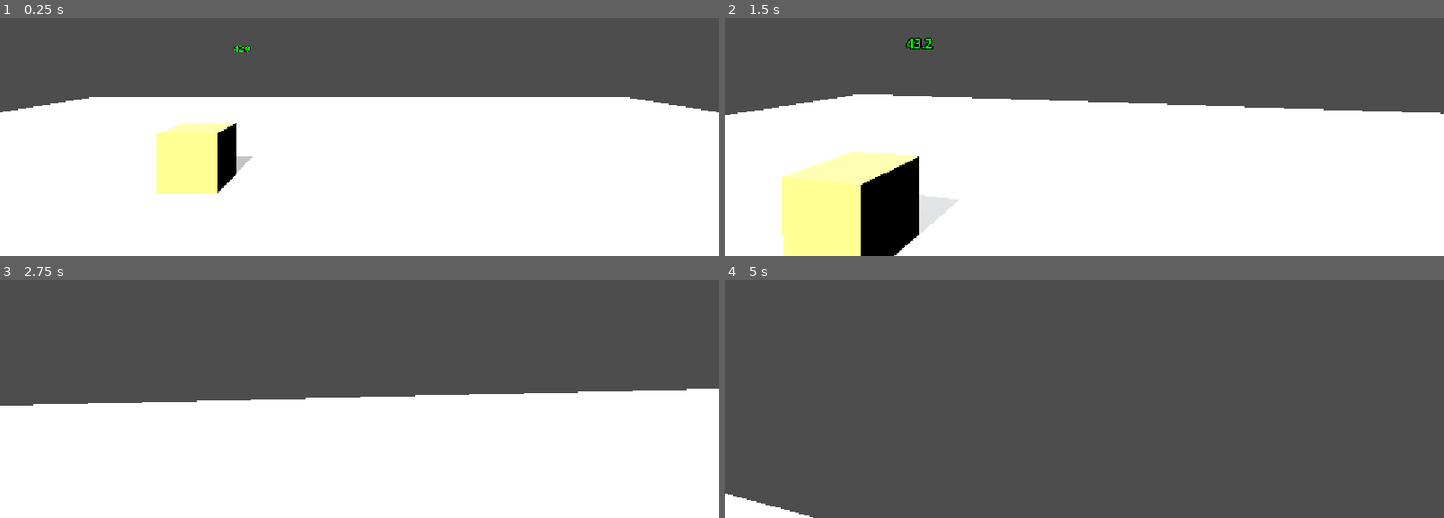
Above: before the commit, frames 1-4 (two rows, left to right).
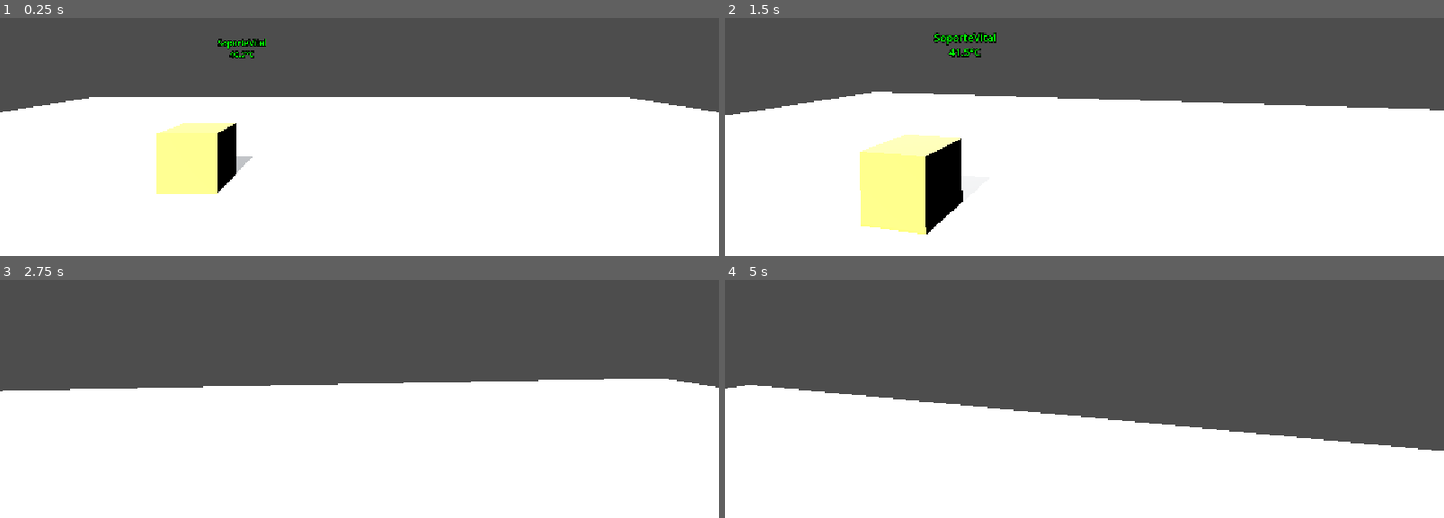
Above: after the commit, the same moments.

Repository: santiagotafur2026/ultimo-turno
Game: Godot game, scene res://main.tscn
Two runs of this game, one before a commit and one after it. Both use one fixed random seed, a clock stepped at 60 frames per second and the inputs below.
Inputs (mouse positions are in pixels of both pictures, inside the frame that each line leads up to):
- Up to frame 1 (0.25 s): no input
- Up to frame 2 (1.5 s): tap Enter (reintentar, bound only after the commit) at 0.5 s; move the mouse to (1120, 51) at 0.52 s; press the mouse at (1120, 51) at 0.53 s; hold W (move_up) from 0.53 s (still down); tap F (pedir_ayuda, bound only after the commit) at 0.8, 1.35 s; move the mouse to (1048, 56) at 1.27 s; release the mouse at (1048, 56) at 1.28 s
- Up to frame 3 (2.75 s): keep holding W (move_up); tap E (reiniciar, bound only after the commit) at 1.55, 2.1 s; move the mouse to (373, 308) at 2.02 s; tap Enter (reintentar, bound only after the commit) at 2.3 s
- Up to frame 4 (5 s): keep holding W (move_up); move the mouse to (1077, 322) at 2.77 s; tap Enter (reintentar, bound only after the commit) at 2.85 s; tap Keypad Enter at 3.05, 3.6 s; move the mouse to (1134, 320) at 3.52 s; press the mouse at (1134, 320) at 3.53 s; move the mouse to (1026, 310) at 4.27 s; release the mouse at (1026, 310) at 4.28 s; right-click (1026, 310) at 4.35 s; tap F (pedir_ayuda, bound only after the commit) at 4.55 s

The runs differ from the first frame. In frame 1, 0.3% of the frame differs, in the area x 30-37%, y 8-17%; in frame 2, 12%; in frame 3, 5.4%; in frame 4, 42%, in the area x 0-100%, y 44-100%.

Commit message:
feat  implementar GameManager, ciclo de 5 minutos y reglas base
- Crear game_manager.gd para gestionar el reloj de partida de 300 s (5 min).
- Implementar escalada de calor progresiva por minuto
- Agregar control de Integridad de la sala
- Definir condiciones de fin de partida (Victoria/Derrota) y cálculo de puntaje final
- Mapear nuevas acciones de control: reiniciar (E), pedir_ayuda (F), pausa (Esc) y reintentar (Enter).
- Conectar paneles con señales al apagarse y actualizar feedback en Label3D.
- Calibrar velocidad de caminata a 2.0 m/s según balance de diseño.
- Ajustar límite de ángulo vertical en cámara  y actualizar máquina de estados del personaje.

Diff:
--- a/camara_primera.gd
+++ b/camara_primera.gd
@@ -18,10 +18,10 @@
 		Input.mouse_mode = Input.MOUSE_MODE_VISIBLE
 	var capturado = Input.mouse_mode == Input.MOUSE_MODE_CAPTURED
 	if evento is InputEventMouseMotion and capturado:
-
 		var s = sensibilidad * fov / fov_normal # apuntando, más lento
 		rotation.y -= evento.relative.x * s
 		rotation.x -= evento.relative.y * s
+		rotation.x = clampf(rotation.x, deg_to_rad(-80.0), deg_to_rad(80.0))
 
 
 
--- a/ciclo_dia.gd
+++ b/ciclo_dia.gd
@@ -4,7 +4,7 @@
 
 @export var hora := 11.0
 @export var duracion_dia := 48.0
-@export var pausado := true
+@export var pausado := false
 
 func avanzar(dt: float) -> void:
 	if not pausado:
--- a/fotometro.gd
+++ b/fotometro.gd
@@ -44,4 +44,5 @@
 	if i < horas.size():
 		sistema.ciclo.hora = horas[i] # Avanzar a la siguiente hora
 	else:
+		sistema.ciclo.pausado = false # Reanuda el ciclo una vez finalizadas las medidas
 		set_process(false) # Terminar
--- /dev/null
+++ b/game_manager.gd
@@ -0,0 +1,121 @@
+class_name GameManager extends Node
+
+enum EstadoPartida { JUGANDO, VICTORIA, DERROTA }
+
+const DURACION_PARTIDA: float = 300.0 # 5 minutos (M14)
+const INTEGRIDAD_INICIAL: float = 100.0 # M13
+const VIDA_INICIAL: float = 100.0 # M12
+const PENALIZACION_APAGADO: float = 20.0 # M5: 20% por apagado
+
+signal segundo_actualizado(tiempo_restante: float)
+signal minuto_cambiado(nuevo_minuto: int, nueva_tasa: float)
+signal integridad_cambiada(nueva_integridad: float)
+signal vida_cambiada(nueva_vida: float)
+signal partida_terminada(victoria: bool, motivo: String, puntaje: int)
+
+var estado_partida: EstadoPartida = EstadoPartida.JUGANDO
+var tiempo_restante: float = DURACION_PARTIDA
+var vida: float = VIDA_INICIAL
+var integridad: float = INTEGRIDAD_INICIAL
+var minuto_actual: int = 0
+var tasa_base_calor: float = 1.0
+var paneles: Array[Node] = []
+var motivo_fin: String = ""
+var puntaje_final: int = 0
+var segundo_anterior: int = -1
+
+func _ready() -> void:
+	# Recopilar todos los paneles de la sala
+	paneles = get_tree().get_nodes_in_group("paneles")
+	for p in paneles:
+		if p.has_signal("panel_apagado"):
+			p.panel_apagado.connect(_on_panel_apagado)
+		if "tasa_generacion" in p:
+			p.tasa_generacion = 1.0
+
+	print("========================================")
+	print("  ÚLTIMO TURNO - INICIO DE PARTIDA (5:00)")
+	print("  Paneles activos: ", paneles.size())
+	print("  Integridad: 100% | Vida: 100")
+	print("========================================")
+
+func _physics_process(delta: float) -> void:
+	if estado_partida != EstadoPartida.JUGANDO:
+		if Input.is_action_just_pressed("reintentar"):
+			print("Reiniciando turno...")
+			get_tree().reload_current_scene()
+		return
+
+	tiempo_restante -= delta
+
+	# Notificar y reportar cada segundo transcurrido
+	var seg_entero = int(tiempo_restante)
+	if seg_entero != segundo_anterior:
+		segundo_anterior = seg_entero
+		segundo_actualizado.emit(tiempo_restante)
+		# Registro en consola cada 10 segundos
+		if seg_entero % 10 == 0:
+			var m = seg_entero / 60
+			var s = seg_entero % 60
+			print("[TURNO %02d:%02d] Tasa: %.1f°/s | Integridad: %.0f%% | Vida: %.0f" % [m, s, tasa_base_calor, integridad, vida])
+
+	# M2: Escalada de calor por cada minuto completado (1.0 / 1.2 / 1.4 / 1.6 / 1.8)
+	var tiempo_transcurrido = DURACION_PARTIDA - tiempo_restante
+	var min_transcurrido = int(tiempo_transcurrido / 60.0)
+	if min_transcurrido != minuto_actual and min_transcurrido < 5:
+		minuto_actual = min_transcurrido
+		tasa_base_calor = 1.0 + (minuto_actual * 0.2)
+		for p in paneles:
+			if "tasa_generacion" in p:
+				p.tasa_generacion = tasa_base_calor
+		minuto_cambiado.emit(minuto_actual, tasa_base_calor)
+		print(">>> ALERTA DE CARGA: Minuto %d. La tasa de calor sube a %.1f°/s <<<" % [minuto_actual, tasa_base_calor])
+
+	# M14: Victoria al sobrevivir 300 s con Vida > 0 e Integridad > 0
+	if tiempo_restante <= 0.0:
+		tiempo_restante = 0.0
+		_finalizar_partida(true, "Reinicio completado")
+
+func _on_panel_apagado(panel: Node) -> void:
+	integridad -= PENALIZACION_APAGADO
+	integridad = maxf(integridad, 0.0)
+	integridad_cambiada.emit(integridad)
+	print(">>> ¡FALLO DE SISTEMA! %s colapsó. Integridad restante: %.0f%% <<<" % [panel.name, integridad])
+
+	# M13 y M15: Derrota por colapso estructural al 5to apagado (Integridad = 0%)
+	if integridad <= 0.0:
+		_finalizar_partida(false, "Sala colapsada")
+
+func aplicar_danio_vida(cantidad: float) -> void:
+	if estado_partida != EstadoPartida.JUGANDO:
+		return
+	vida -= cantidad
+	vida = maxf(vida, 0.0)
+	vida_cambiada.emit(vida)
+	if vida <= 0.0:
+		_finalizar_partida(false, "Aire agotado")
+
+func _finalizar_partida(victoria: bool, motivo: String) -> void:
+	estado_partida = EstadoPartida.VICTORIA if victoria else EstadoPartida.DERROTA
+	motivo_fin = motivo
+
+	var paneles_activos = 0
+	for p in paneles:
+		if "apagado" in p and not p.apagado:
+			paneles_activos += 1
+
+	# M16: Integridad × 10 + Vida × 5 + Paneles encendidos × 100 (máximo 1900)
+	puntaje_final = int((integridad * 10.0) + (vida * 5.0) + (paneles_activos * 100.0))
+	partida_terminada.emit(victoria, motivo, puntaje_final)
+
+	print("\n========================================")
+	if victoria:
+		print("  ¡VICTORIA! - ", motivo)
+	else:
+		print("  DERROTA - ", motivo)
+	print("  Puntaje final: ", puntaje_final, " / 1900")
+	print("  (Integridad: %.0f%% x 10 = %.0f) + (Vida: %.0f x 5 = %.0f) + (Paneles: %d x 100 = %d)" % [
+		integridad, integridad * 10, vida, vida * 5, paneles_activos, paneles_activos * 100
+	])
+	print("  Presiona ENTER para reintentar")
+	print("========================================\n")
--- a/main.gd
+++ b/main.gd
@@ -1,5 +1,4 @@
 extends Node3D
-
 
 const REGISTRAR_CORRER = true
 
@@ -11,7 +10,13 @@
 	if REGISTRAR_CORRER:
 		_registrar("correr", [KEY_SHIFT])
 
-func _registrar(nombre, teclas):
+	# Mapeos de acción para Último Turno
+	_registrar("reiniciar", [KEY_E])
+	_registrar("pedir_ayuda", [KEY_F])
+	_registrar("pausa", [KEY_ESCAPE])
+	_registrar("reintentar", [KEY_ENTER, KEY_KP_ENTER])
+
+func _registrar(nombre: String, teclas: Array):
 	if InputMap.has_action(nombre):
 		return
 	InputMap.add_action(nombre)
--- a/main.tscn
+++ b/main.tscn
@@ -5,7 +5,7 @@
 [ext_resource type="Script" uid="uid://c3qoojeln7dde" path="res://camara_primera.gd" id="2_h2yge"]
 [ext_resource type="Script" uid="uid://c5toiubar7f8n" path="res://interactuar.gd" id="4_lquwl"]
 [ext_resource type="Script" uid="uid://c80mojbxmjab1" path="res://PANEL.gd" id="5_272bh"]
-[ext_resource type="Script" uid="uid://cn23n5kb1nib2" path="res://director.gd" id="6_7mycd"]
+[ext_resource type="Script" path="res://game_manager.gd" id="6_7mycd"]
 [ext_resource type="Script" uid="uid://ncg5e25hjdee" path="res://sistema_sol.gd" id="7_5vw27"]
 [ext_resource type="Script" uid="uid://cstt0fiamcniw" path="res://ciclo_dia.gd" id="8_kek77"]
 [ext_resource type="Script" uid="uid://bmr3xvccvx6ty" path="res://fotometro.gd" id="9_kek77"]
@@ -81,7 +81,7 @@
 [node name="Personaje" type="CharacterBody3D" parent="." unique_id=426956505 node_paths=PackedStringArray("camara") groups=["jugador"]]
 script = ExtResource("2_0xm2m")
 camara = NodePath("../Camera3D")
-speed_caminar = 3.0
+speed_caminar = 2.0
 tiempo_arranque = 0.3
 
 [node name="CollisionShape3D" type="CollisionShape3D" parent="Personaje" unique_id=649337984]
@@ -171,7 +171,7 @@
 billboard = 1
 text = "100.0"
 
-[node name="Director" type="Node" parent="." unique_id=1002874929]
+[node name="GameManager" type="Node" parent="." unique_id=1002874929]
 script = ExtResource("6_7mycd")
 
 [node name="SistemaSol" type="Node" parent="." unique_id=1168946499 node_paths=PackedStringArray("sol", "entorno")]
@@ -187,7 +187,7 @@
 [node name="WorldEnvironment" type="WorldEnvironment" parent="SistemaSol" unique_id=907306468]
 environment = SubResource("Environment_5vw27")
 
-[node name="Fotometro" type="Node" parent="." unique_id=1747435411 node_paths=PackedStringArray("sistema", "camara", "superficie")]
+[node name="Fotometro" type="Node" parent="." unique_id=1747435411 process_mode=4 node_paths=PackedStringArray("sistema", "camara", "superficie")]
 script = ExtResource("9_kek77")
 sistema = NodePath("../SistemaSol")
 camara = NodePath("../Camera3D")
--- a/panel.gd
+++ b/panel.gd
@@ -1,48 +1,49 @@
 extends Node3D
 
-@export var calor = 30.0
-@export var genera = 1.0
-@onready var texto = $Label3D
+signal panel_apagado(panel: Node3D)
+signal calor_cambiado(nuevo_calor: float)
 
-var apagado = false
+@export var calor: float = 30.0
+@export var tasa_generacion: float = 1.0
+var tasa_extra: float = 0.0
+var apagado: bool = false
 
-func _ready():
+@onready var texto: Label3D = $Label3D
+
+func _ready() -> void:
 	actualizar_texto()
 
-func _physics_process(delta):
+func _physics_process(delta: float) -> void:
 	if not apagado:
-		calor += genera * delta
+		# M2: Generación continua de calor con escalada
+		calor += (tasa_generacion + tasa_extra) * delta
 		if calor >= 100.0:
 			calor = 100.0
 			apagado = true
-			print("¡", name, " se ha apagado!")
+			panel_apagado.emit(self)
 		actualizar_texto()
+		calor_cambiado.emit(calor)
 
-func subir(cuanto):
-	if apagado:
-		return
-	calor += cuanto
-	if calor >= 100.0:
-		calor = 100.0
-		apagado = true
-		print("¡", name, " se ha apagado!")
-	actualizar_texto()
-	print(name, " sube ", cuanto, ": calor ", snappedf(calor, 0.1))
-
-func enfriar(delta):
+func enfriar(delta: float) -> void:
+	# M3: Enfriamiento de 5 por segundo mientras no esté apagado
 	if apagado:
 		return
 	calor -= 5.0 * delta
-	if calor < 0:
-		calor = 0
+	if calor < 0.0:
+		calor = 0.0
 	actualizar_texto()
+	calor_cambiado.emit(calor)
 
-func actualizar_texto():
+func actualizar_texto() -> void:
 	if texto != null:
-		texto.text = str(snappedf(calor, 0.1))
-		if calor >= 90:
-			texto.modulate = Color.RED
-		elif calor >= 50:
-			texto.modulate = Color.ORANGE
+		if apagado:
+			texto.text = "%s\nAPAGADO (100°)" % name
+			texto.modulate = Color(0.85, 0.15, 0.15)
 		else:
-			texto.modulate = Color.GREEN
+			texto.text = "%s\n%.1f°C" % [name, calor]
+			if calor >= 90.0:
+				texto.modulate = Color.RED
+			elif calor >= 50.0:
+				texto.modulate = Color.ORANGE
+			else:
+				texto.modulate = Color.GREEN
--- a/personaje.gd
+++ b/personaje.gd
@@ -2,7 +2,7 @@
 enum Estado { QUIETO, CAMINAR, ENFRIANDO }
 const RAPIDEZ_MAX = [0.0, 2.0, 0.0]
 @export var camara: Camera3D
-@export var speed_caminar = 2.5
+@export var speed_caminar = 2.0
 @export var speed_correr = 6.0
 @export var tiempo_arranque = 0.25
 @onready var anim = $Modelo/AnimationPlayer
@@ -36,10 +36,11 @@
 		basis = Basis.looking_at(direction)
 
 	move_and_slide()
-	var antes=estado
-	rapidez_max= RAPIDEZ_MAX[estado]
-	if estado!= antes:
-		print("Estado ",Estado.keys()[estado]," .Rapidez max", rapidez_max ," m/s")
+	var antes = estado
+	estado = elegir_estado()
+	rapidez_max = RAPIDEZ_MAX[estado]
+	if estado != antes:
+		print("Estado ", Estado.keys()[estado], " .Rapidez max", rapidez_max ," m/s")
 		animar()
 		#_prueba()
 func elegir_estado():
@@ -62,4 +63,5 @@
 		Estado.CAMINAR:
 			anim.play("walk")
 		Estado.ENFRIANDO:
-			anim.play("crouch")
+			if anim.has_animation("crouch"):
+				anim.play("crouch")
Not shown, added: game_manager.gd.uid
Not shown, added: main.tscn2198455720.tmp
